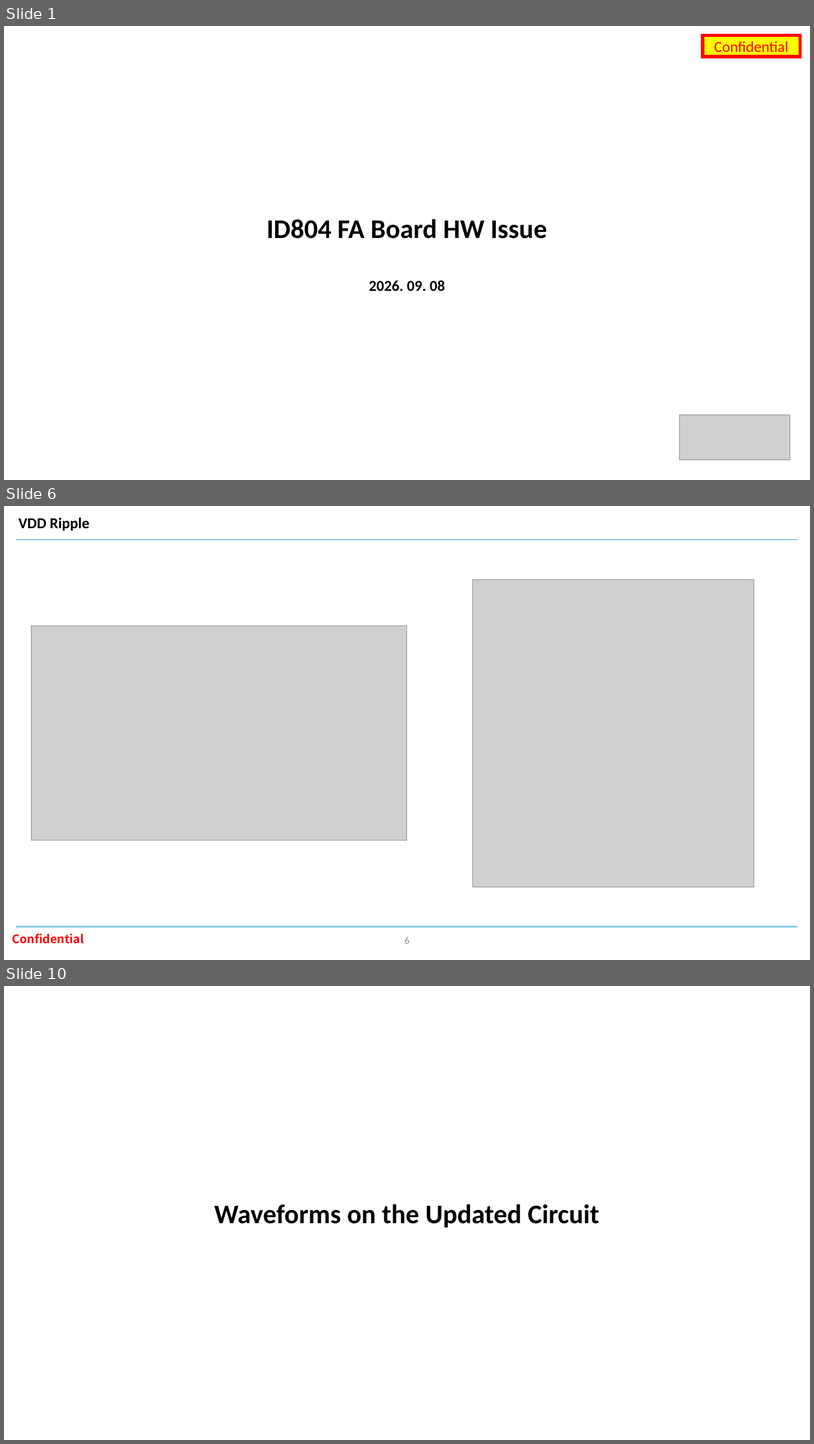
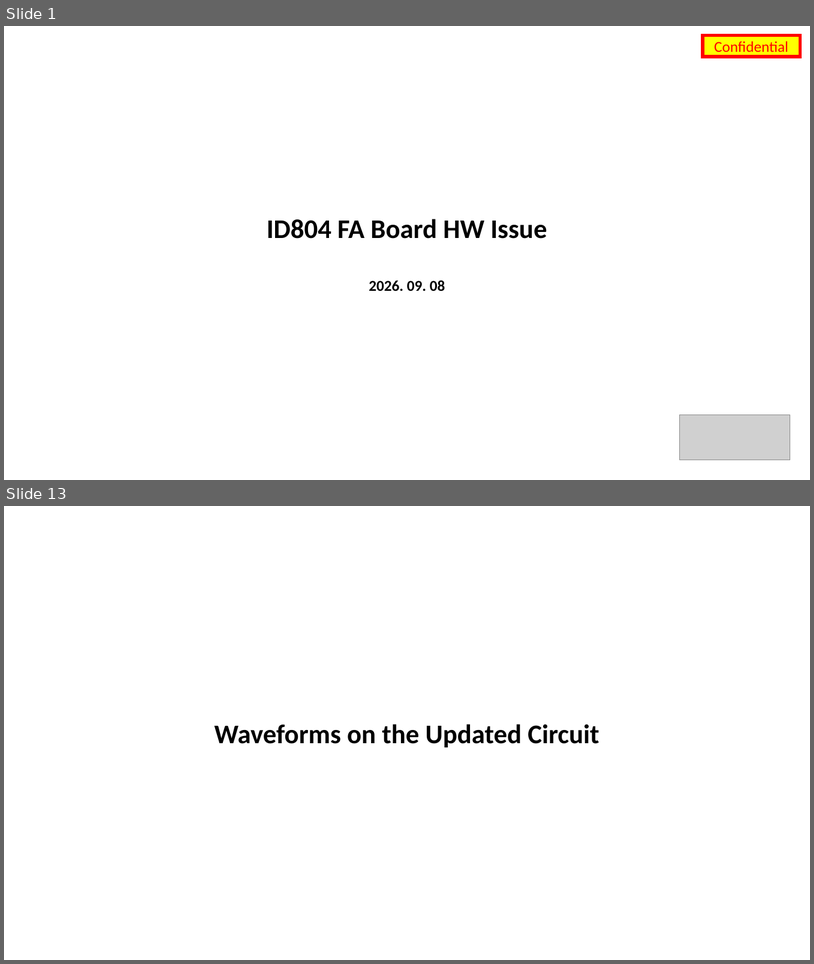
Before and after one commit to oio9595/Global_Technologies_FW, a slide deck: ID804/ID804_FA_Board/Docs/id804_fa_board_hw_issue_260908.pptx. Shown one above the other, each under a label of ours: slides 1, 6 and 10 before the commit, slides 1 and 13 after it; the slides between them are not shown. The pictures are 814x1444 and 814x964 pixels, drawn with LibreOffice and Linux fonts; fonts in the diff are those of the drawing; grey boxes stand for pictures; background and template pictures are left out. Boxes give left, top, right and bottom in pixels: in the first picture for what was removed or moved away, otherwise in the second. Text is boxed around its words. In the diff, an @@ line names an element or a change of style, - is before the commit and + after.

```diff
--- a/ID804/ID804_FA_Board/Docs/id804_fa_board_hw_issue_260908.pptx
+++ b/ID804/ID804_FA_Board/Docs/id804_fa_board_hw_issue_260908.pptx
@@ slide 6 removed at bbox=[4, 506, 810, 960], background #FFFFFF @@
@@ text removed at bbox=[18, 517, 89, 531] @@
-VDD Ripple
@@ line removed from (16, 539) to (798, 539) @@
@@ picture removed at bbox=[473, 580, 755, 887] @@
@@ picture removed at bbox=[31, 626, 408, 841] @@
@@ text removed at bbox=[12, 933, 84, 943] @@
-Confidential
@@ line removed from (16, 927) to (798, 927) @@
@@ page number removed at bbox=[405, 937, 410, 943] @@
-6
@@ what was slide 10 is now slide 13 @@
```
Also in this commit, not shown: 8 slides changed, 5 slides added, 1 other slide removed, 4 other files.
